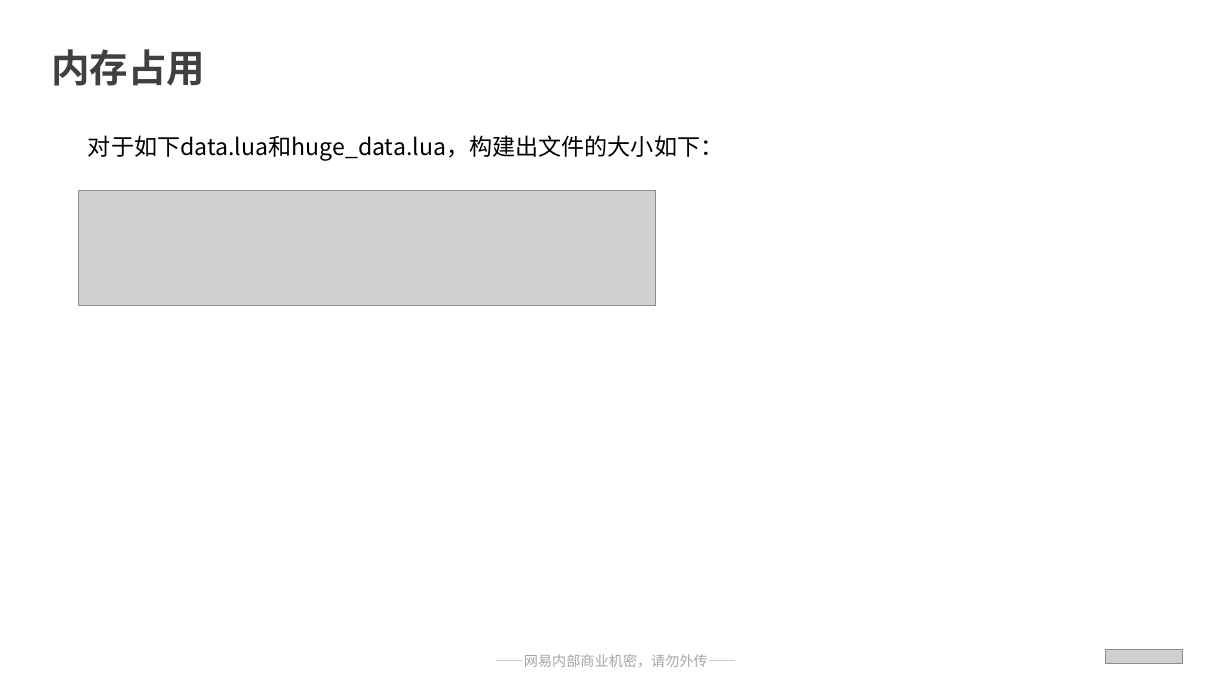
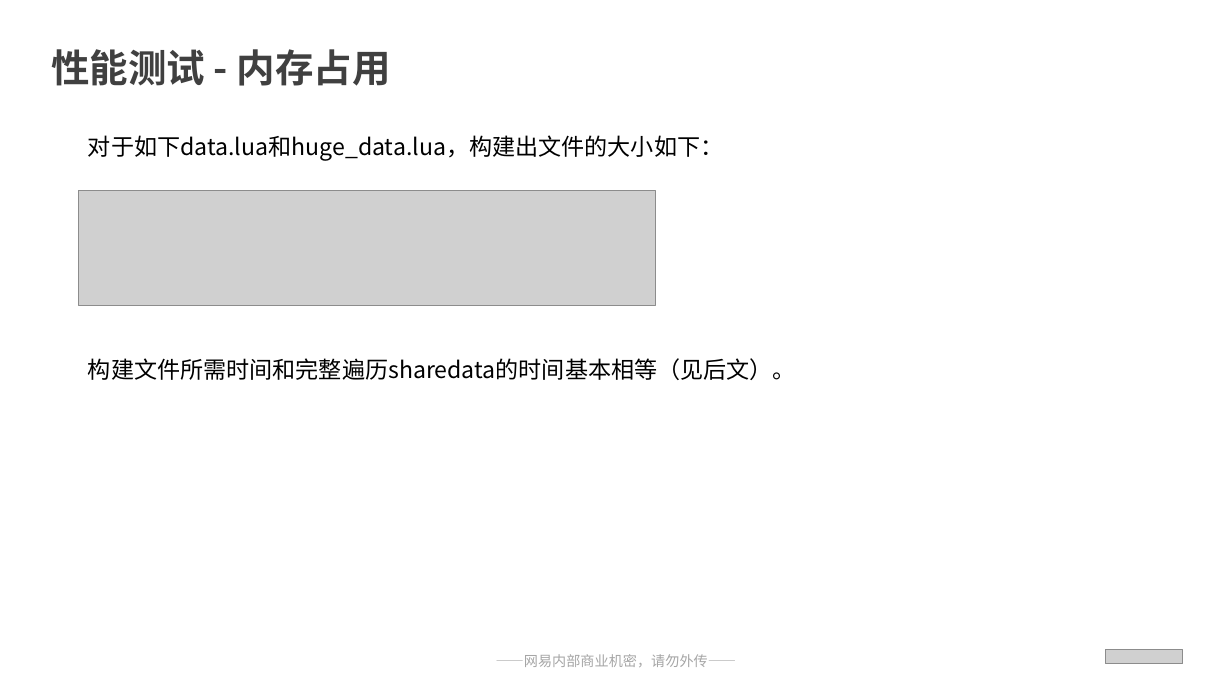
Before and after one commit to qwerbmb/lua_sh, a slide deck: slide 16 of test_speed/汇报ppt_刘淩峰.pptx. Drawn at 1232x693 pixels with LibreOffice and Linux fonts; fonts in the diff are those of the drawing; grey boxes stand for pictures. Boxes give left, top, right and bottom in pixels: in the first picture for what was removed or moved away, otherwise in the second. Text is boxed around its words. In the diff, an @@ line names an element or a change of style, - is before the commit and + after.

```diff
--- a/test_speed/汇报ppt_刘淩峰.pptx
+++ b/test_speed/汇报ppt_刘淩峰.pptx
@@ text at (51,49,391,86): text changed @@
-内存占用
+性能测试 - 内存占用
@@ text added at (88,358,796,380), 18 pt, text #000000 @@
+构建文件所需时间和完整遍历sharedata的时间基本相等（见后文）。
```
Also in this commit, not shown: 7 other slides changed, 3 slides added.
